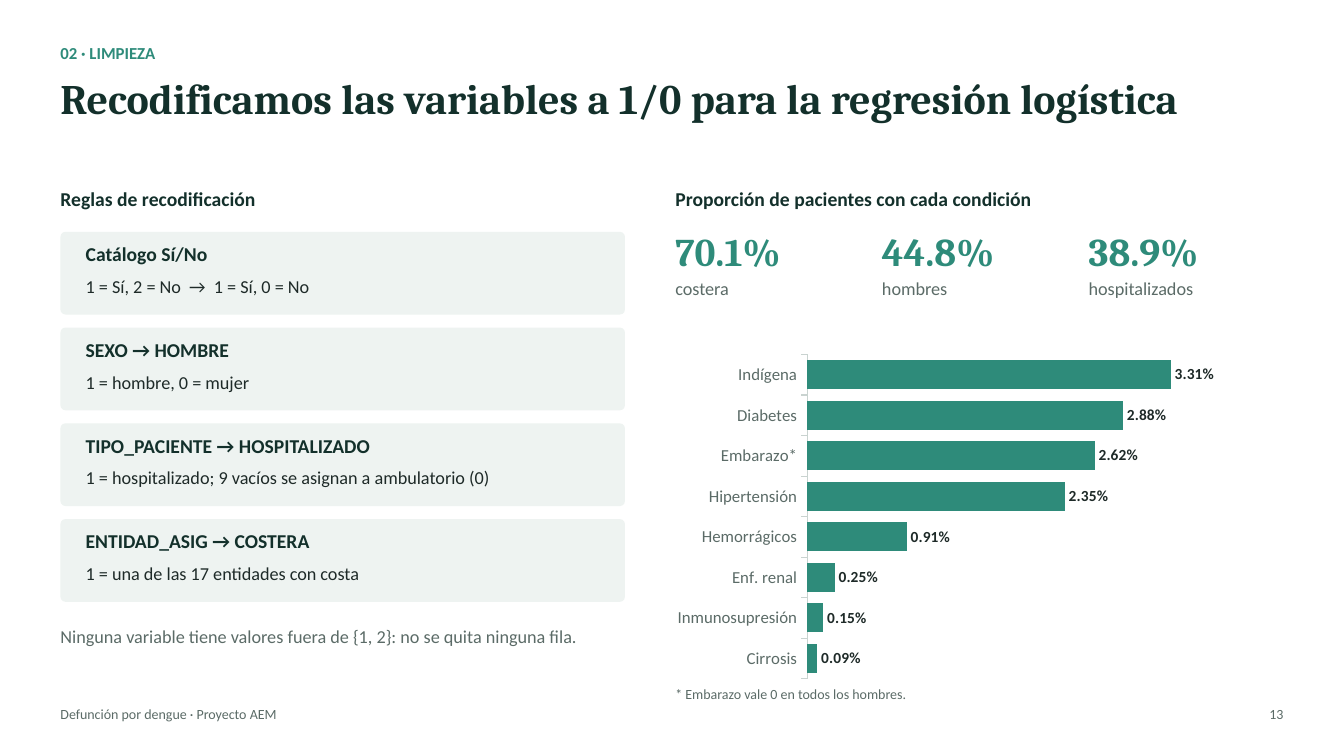
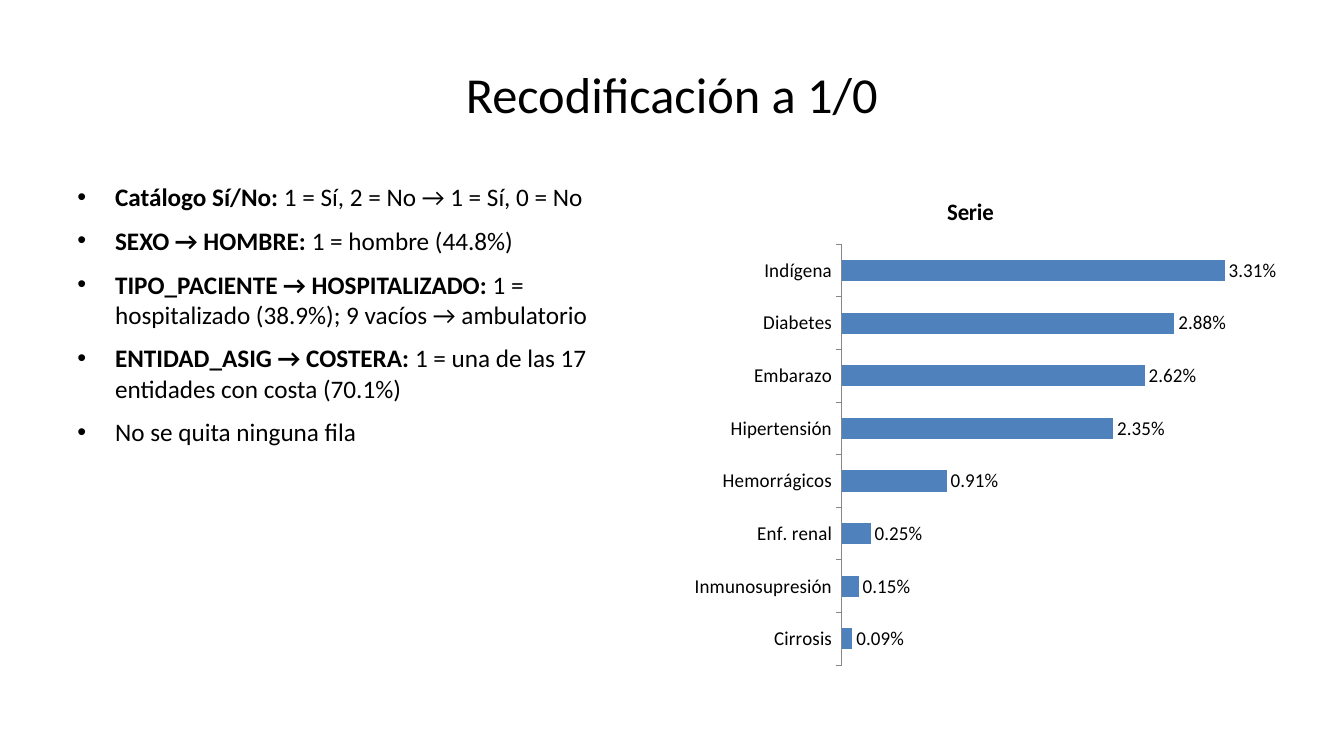
Before and after one commit to lbeltran-dev/Modelo-de-Regresion-Logistica-Para-Defuncion-Por-Dengue, a slide deck: slide 13 of presentacion/Presentacion_Dengue.pptx. Drawn at 1344x756 pixels with LibreOffice and Linux fonts; fonts in the diff are those of the drawing. Boxes give left, top, right and bottom in pixels: in the first picture for what was removed or moved away, otherwise in the second. Text is boxed around its words. In the diff, an @@ line names an element or a change of style, - is before the commit and + after.

```diff
--- a/presentacion/Presentacion_Dengue.pptx
+++ b/presentacion/Presentacion_Dengue.pptx
@@ text removed at box(60, 48, 155, 59) @@
-02 · LIMPIEZA
@@ text removed at box(60, 84, 1177, 124) @@
-Recodificamos las variables a 1/0 para la regresión logística
@@ title added at box(466, 78, 877, 115), 36 pt, text #000000 @@
+Recodificación a 1/0
@@ bar chart at box(684, 176, 1277, 676) @@
@@ title "Serie" added @@
-categories: Indígena, Diabetes, Embarazo*, Hipertensión, Hemorrágicos, Enf. renal, Inmunosupresión, Cirrosis
+categories: Indígena, Diabetes, Embarazo, Hipertensión, Hemorrágicos, Enf. renal, Inmunosupresión, Cirrosis
-Series 1: 0.0331, 0.0288, 0.0262, 0.0235, 0.0091, 0.0025, 0.0015, 0.0009
+Serie: 0.0331, 0.0288, 0.0262, 0.0235, 0.0091, 0.0025, 0.0015, 0.0009
@@ data labels of Serie changed @@
@@ colours of single points changed @@
@@ category axis changed @@
@@ value axis changed @@
@@ bar spacing changed @@
@@ lettering changed @@
@@ bar chart: place and size @@
-bar chart at box(665, 348, 1280, 686)
+bar chart at box(684, 176, 1277, 676)
@@ text removed at box(60, 192, 255, 210) @@
-Reglas de recodificación
@@ text added at box(115, 188, 587, 446), 18 pt, text #000000 @@
+• Catálogo Sí/No: 1 = Sí, 2 = No → 1 = Sí, 0 = No
+• SEXO → HOMBRE: 1 = hombre (44.8%)
+• TIPO_PACIENTE → HOSPITALIZADO: 1 = hospitalizado (38.9%); 9 vacíos → ambulatorio
+• ENTIDAD_ASIG → COSTERA: 1 = una de las 17 entidades con costa (70.1%)
+• No se quita ninguna fila
@@ text removed at box(675, 192, 1032, 209) @@
-Proporción de pacientes con cada condición
@@ rounded rectangle removed at box(60, 232, 625, 315) @@
@@ text removed at box(675, 239, 780, 267) @@
-70.1%
@@ text removed at box(882, 239, 994, 267) @@
-44.8%
@@ text removed at box(1089, 239, 1199, 267) @@
-38.9%
@@ text removed at box(86, 247, 207, 265) @@
-Catálogo Sí/No
@@ text removed at box(86, 280, 309, 295) @@
-1 = Sí, 2 = No → 1 = Sí, 0 = No
@@ text removed at box(675, 283, 729, 295) @@
-costera
@@ text removed at box(882, 282, 947, 295) @@
-hombres
@@ text removed at box(1089, 282, 1194, 298) @@
-hospitalizados
@@ rounded rectangle removed at box(60, 328, 625, 410) @@
@@ text removed at box(86, 344, 229, 357) @@
-SEXO → HOMBRE
@@ text removed at box(86, 376, 249, 392) @@
-1 = hombre, 0 = mujer
@@ rounded rectangle removed at box(60, 423, 625, 506) @@
@@ text removed at box(86, 440, 370, 456) @@
-TIPO_PACIENTE → HOSPITALIZADO
@@ text removed at box(86, 471, 489, 487) @@
-1 = hospitalizado; 9 vacíos se asignan a ambulatorio (0)
@@ rounded rectangle removed at box(60, 519, 625, 602) @@
@@ text removed at box(86, 535, 310, 551) @@
-ENTIDAD_ASIG → COSTERA
@@ text removed at box(86, 567, 359, 580) @@
-1 = una de las 17 entidades con costa
@@ text removed at box(60, 630, 576, 646) @@
-Ninguna variable tiene valores fuera de {1, 2}: no se quita ninguna fila.
@@ text removed at box(685, 689, 906, 699) @@
-* Embarazo vale 0 en todos los hombres.
@@ text removed at box(60, 709, 277, 722) @@
-Defunción por dengue · Proyecto AEM
@@ text removed at box(1269, 710, 1283, 719) @@
-13
```
Also in this commit, not shown: 16 other slides changed, 27 slides added, 1 slide removed, 1 other file.
